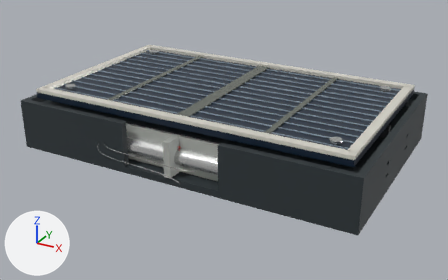
A saved change to the glTF model assets/3d/flashlight-assembly-blender-candidate.glb.
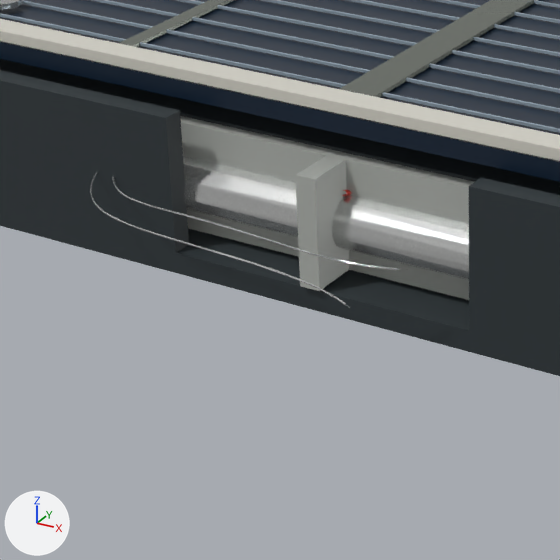
There are two pictures of each version: one whole from a 50 mm lens placed at (0.0849, -0.1563, 0.0712), pointed at (0.0015, -0.0046, -0.0046), one close up on the part from 15% to 55% of the width and 31% to 94% of the height. The lights are fixed; the arrows at lower left show +X, +Y and +Z. The first two pictures are the older version. Where no turn or scale is listed for an object, it has been applied to the vertices.

Objects in the first close-up: 'battery', 'enclosure', 'solar_bus', 'solar_cell_line', 'solar_cell_line.001', 'solar_cell_line.002', 'solar_cell_line.003', 'solar_cell_line.004', 'solar_center_divider', 'solar_frame_bottom', 'solar_panel_placeholder', 'switch' and 4 more.
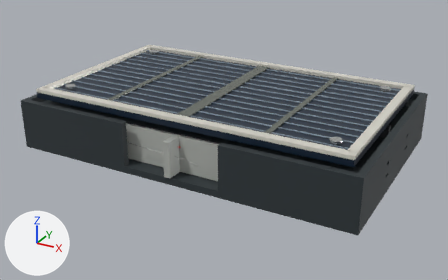
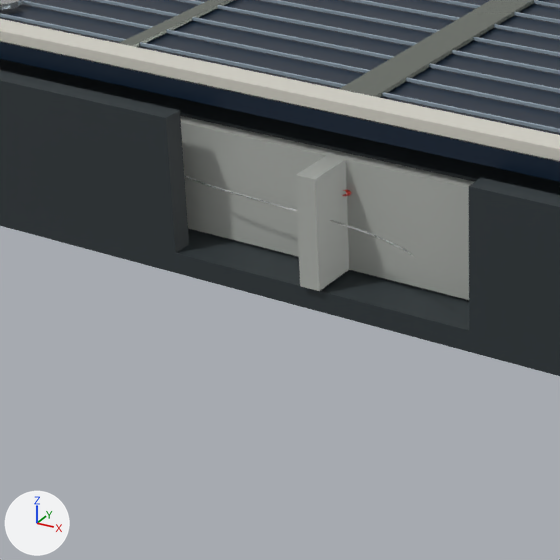
Pixel boxes [x1, y1, x2, y2] of what changed, in the close-ups (560 x 560 px):
'battery', moved (mostly hidden afterwards): before [90, 156, 469, 308]; after [184, 175, 416, 258]

Diff of the bpy script that builds the scene:
```diff
--- a/assets/3d/flashlight-assembly-blender-candidate.glb.py
+++ b/assets/3d/flashlight-assembly-blender-candidate.glb.py
@@ ob_battery @@
 ob_battery = bpy.data.objects.new('battery', me_battery)
-ob_battery.location = (0.0, -0.014, -0.003)
+ob_battery.location = (0.0, -0.004, -0.003)
```
